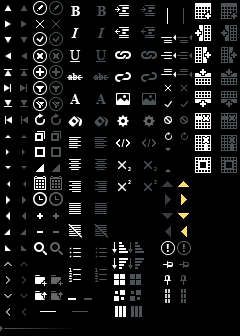
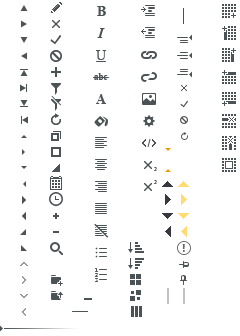
Before/after of a 240x336 layered artwork. What changed in the layer stack:
painted on "table hover" over [221, 3, 237, 173]
painted on "table" over [195, 7, 211, 172]
painted on "toolbar drag hover" over [181, 288, 186, 304]
painted on "toolbar drag" over [165, 288, 170, 304]
renamed "filter clear hover" to "clear filter hover", painted on it over [49, 95, 63, 111]
renamed "filter clear" to "clear filter", painted on it over [33, 95, 47, 111]
painted on "filter hover" over [49, 81, 63, 95]
painted on "filter" over [33, 81, 47, 95]
painted on "add hover" over [49, 65, 63, 79]
painted on "add" over [33, 65, 47, 79]
painted on "cancel hover" over [49, 49, 63, 63]
painted on "cancel" over [33, 49, 47, 63]
painted on "update hover" over [49, 32, 63, 46]
painted on "update" over [33, 32, 47, 46]
painted on "delete hover" over [52, 20, 60, 28]
painted on "delete" over [36, 20, 44, 28]
painted on "edit hover" over [49, 1, 63, 15]
painted on "edit" over [33, 1, 47, 15]
painted on "group drop clue" over [165, 148, 171, 172]
hid "background" over [0, 0, 240, 336]
